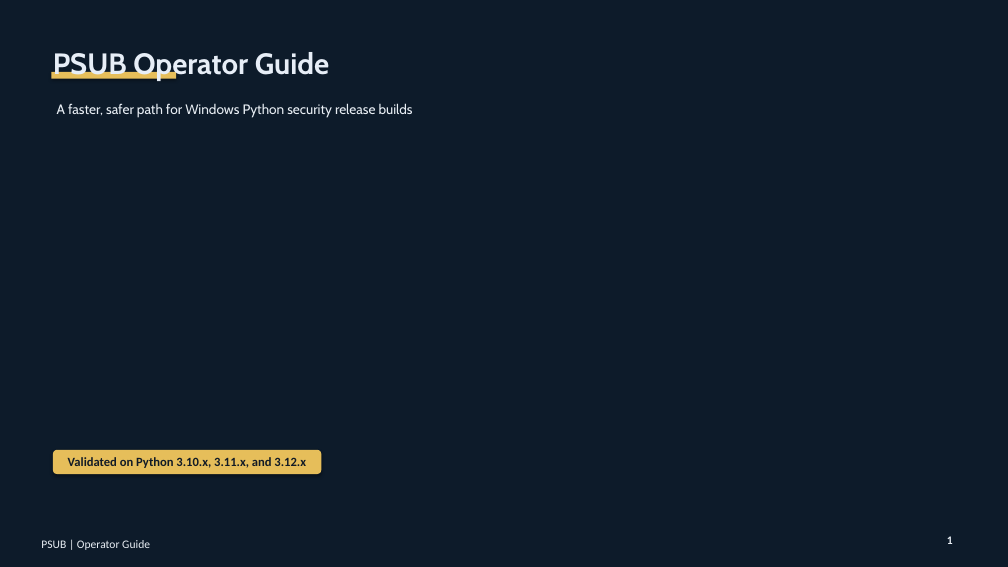
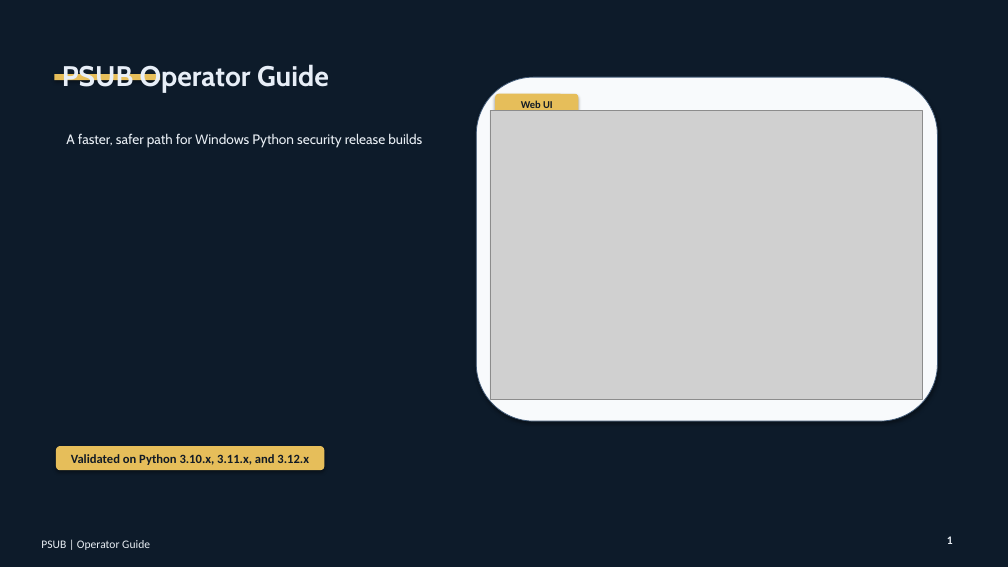
Before and after one commit to patrikkarlsson72/psub, a slide deck: slide 1 of output/presentation/PSUB-Operator-Guide.pptx. Drawn at 1008x567 pixels with LibreOffice and Linux fonts; fonts in the diff are those of the drawing; grey boxes stand for pictures; background and template pictures are left out; a plain dark background stands for a picture behind light text. Boxes give left, top, right and bottom in pixels: in the first picture for what was removed or moved away, otherwise in the second. Text is boxed around its words. In the diff, an @@ line names an element or a change of style, - is before the commit and + after.

```diff
--- a/output/presentation/PSUB-Operator-Guide.pptx
+++ b/output/presentation/PSUB-Operator-Guide.pptx
@@ text "PSUB Operator Guide": place and size @@
-text "PSUB Operator Guide" at (53,49,329,81)
+text "PSUB Operator Guide" at (62,64,329,92)
@@ text "PSUB Operator Guide" at (62,64,329,92): size 28 to 27 pt @@
@@ rectangle: place and size @@
-rectangle at (51,72,176,79)
+rectangle at (54,74,160,80)
@@ rounded rectangle added at (476,77,938,421), fill #F8FAFC, outline #415A77 0.75 pt @@
@@ rounded rectangle added at (488,89,949,433), fill #040A12 @@
@@ picture added at (490,110,923,399) @@
@@ rounded rectangle added at (495,94,578,115), fill #E6BE5A, 10 pt, text #121B26, bold @@
+Web UI
@@ text "A faster, safer path for ...": place and size @@
-text "A faster, safer path for ..." at (57,103,413,118)
+text "A faster, safer path for ..." at (66,133,422,148)
@@ rounded rectangle "Validated on Python 3.10.x, 3.11.x, ...": place and size @@
-rounded rectangle "Validated on Python 3.10.x, 3.11.x, ..." at (53,450,321,474)
+rounded rectangle "Validated on Python 3.10.x, 3.11.x, ..." at (56,446,324,470)
```
Also in this commit, not shown: 4 other slides changed, 4 other files.
